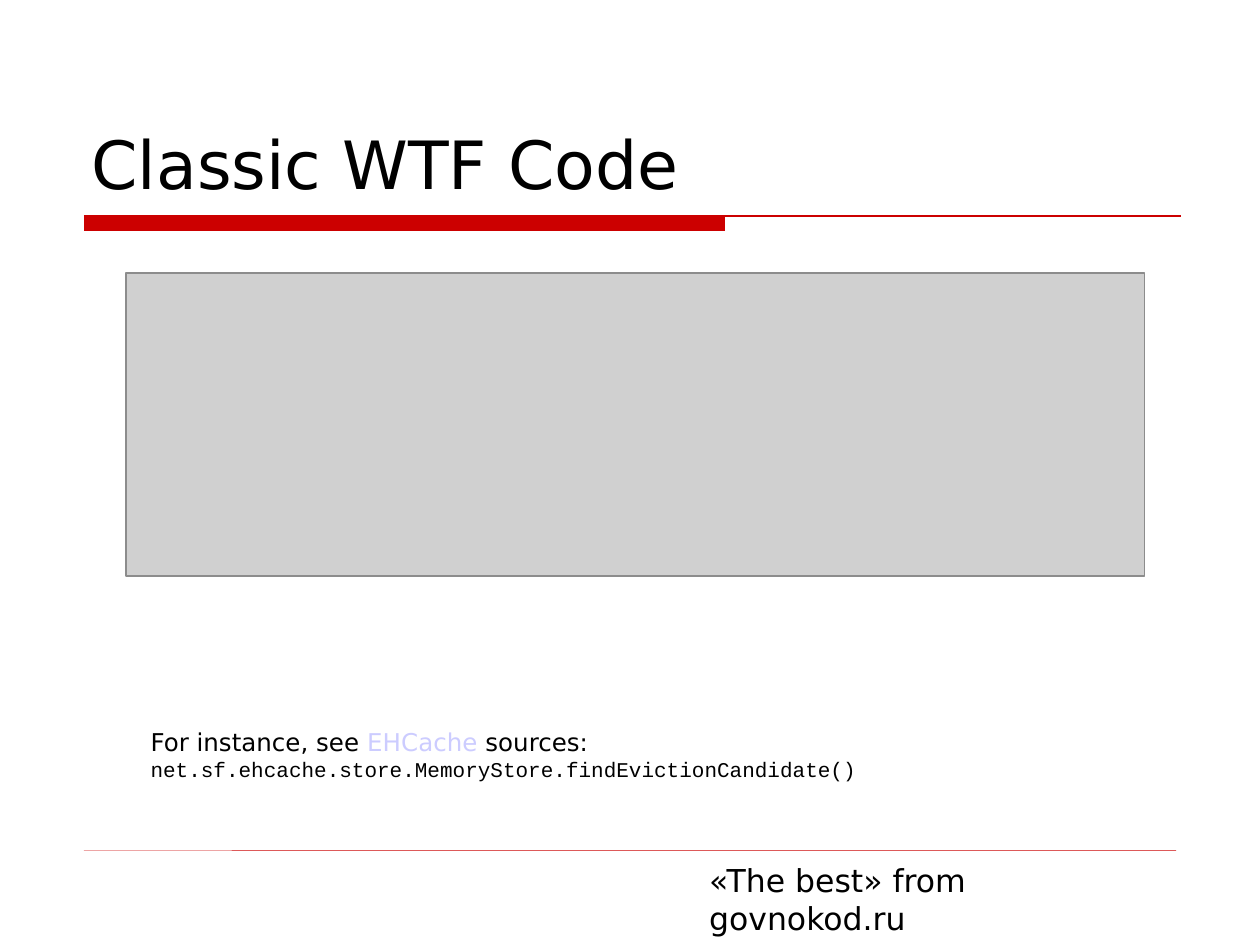
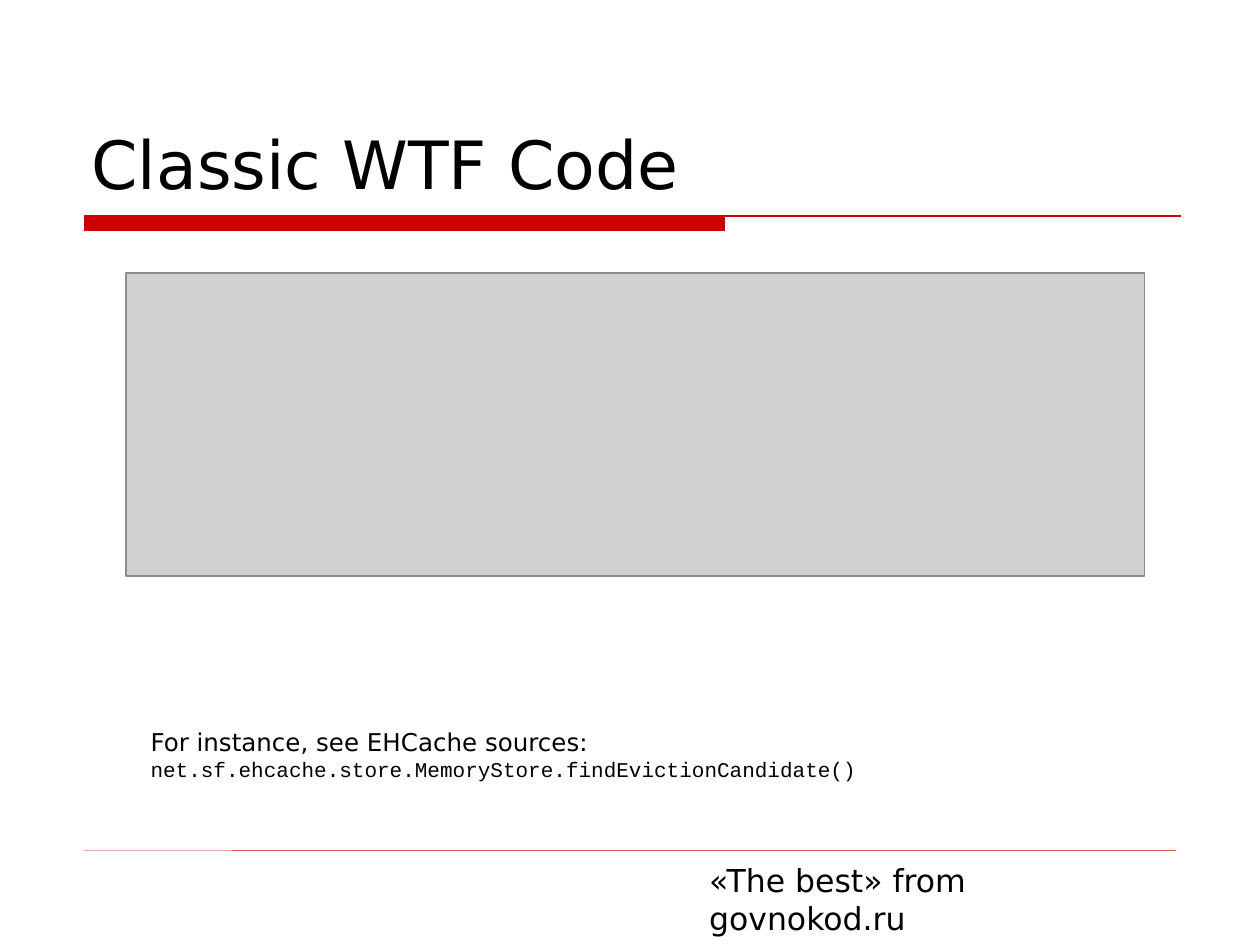
Before and after one commit to asolntsev/presentations, a slide deck: slide 5 of wtf-code/WTF_code.topconf.en.ppt. Drawn at 1260x945 pixels with LibreOffice and Linux fonts; fonts in the diff are those of the drawing; grey boxes stand for pictures; background and template pictures are left out. Boxes give left, top, right and bottom in pixels: in the first picture for what was removed or moved away, otherwise in the second. Text is boxed around its words. In the diff, an @@ line names an element or a change of style, - is before the commit and + after.

Commit message:
Fixed font color; removed G.Gorin quote

```diff
--- a/wtf-code/WTF_code.topconf.en.ppt
+++ b/wtf-code/WTF_code.topconf.en.ppt
@@ text at <box>151,732,588,754</box>: text colour #CCCCFF to #000000 in "EHCache" @@
```
Also in this commit, not shown: 5 other slides changed, 1 slide removed.
